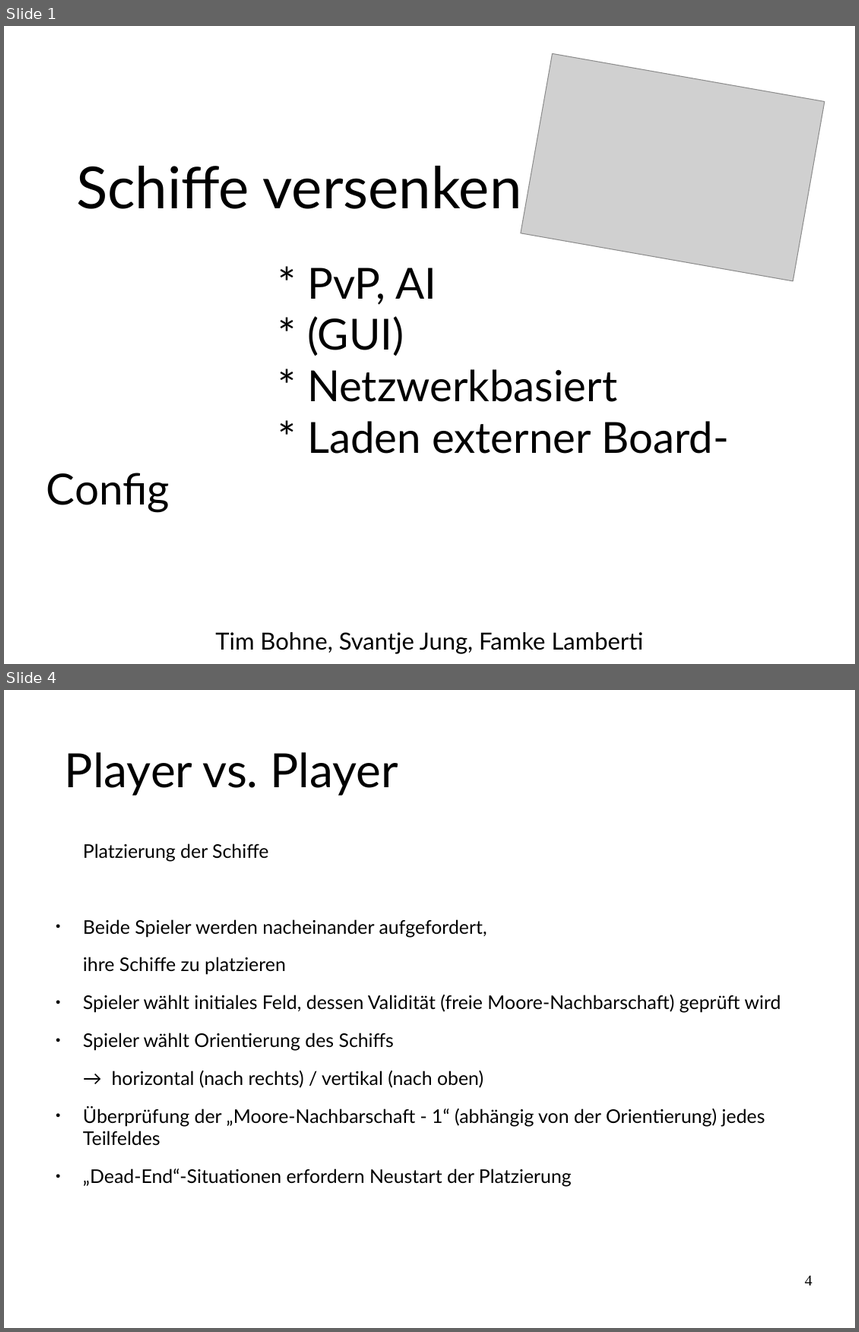
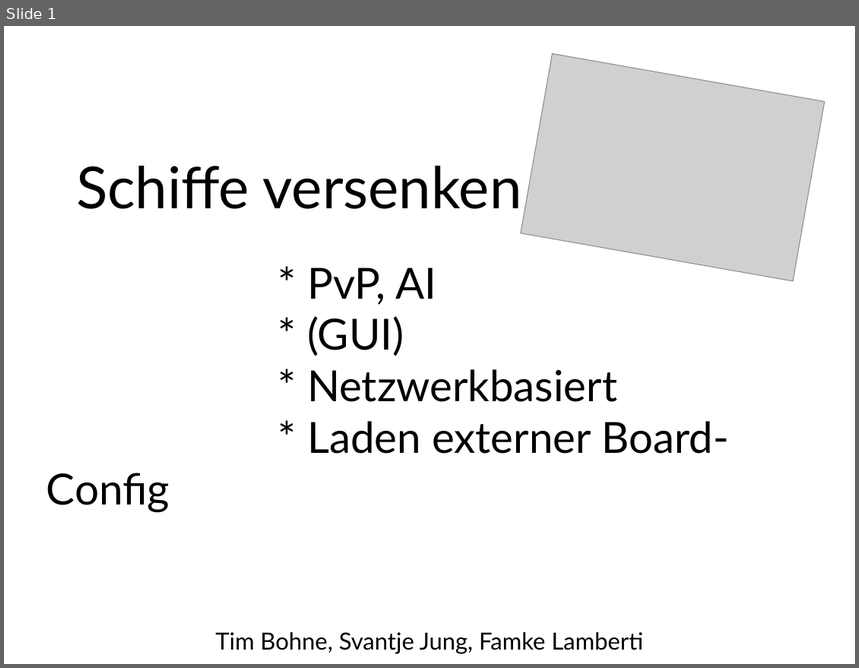
Before and after one commit to FamkeLamberti/battleship-presentation, a slide deck: Abschlusspraesentation_SchiffeVersenken.odp. Shown one above the other, each under a label of ours: slides 1 and 4 before the commit, slide 1 after it; the slides between them are not shown. The pictures are 859x1332 and 859x668 pixels, drawn with LibreOffice and Linux fonts; fonts in the diff are those of the drawing; grey boxes stand for pictures. Boxes give left, top, right and bottom in pixels: in the first picture for what was removed or moved away, otherwise in the second. Text is boxed around its words. In the diff, an @@ line names an element or a change of style, - is before the commit and + after.

```diff
--- a/Abschlusspraesentation_SchiffeVersenken.odp
+++ b/Abschlusspraesentation_SchiffeVersenken.odp
@@ slide 4 removed at (4,690,855,1328), background #FFFFFF @@
@@ title removed at (65,752,398,796) @@
-Player vs. Player
@@ text removed at (83,844,781,1187) @@
-Platzierung der Schiffe
-● Beide Spieler werden nacheinander aufgefordert,
-ihre Schiffe zu platzieren
-● Spieler wählt initiales Feld, dessen Validität (freie Moore-Nachbarschaft) geprüft wird
-● Spieler wählt Orientierung des Schiffs
-→ horizontal (nach rechts) / vertikal (nach oben)
-● Überprüfung der „Moore-Nachbarschaft - 1“ (abhängig von der Orientierung) jedes Teilfeldes
-● „Dead-End“-Situationen erfordern Neustart der Platzierung
@@ page number removed at (805,1276,813,1286) @@
-4
```
Also in this commit, not shown: 6 slides changed, 1 slide added, 4 other slides removed.
